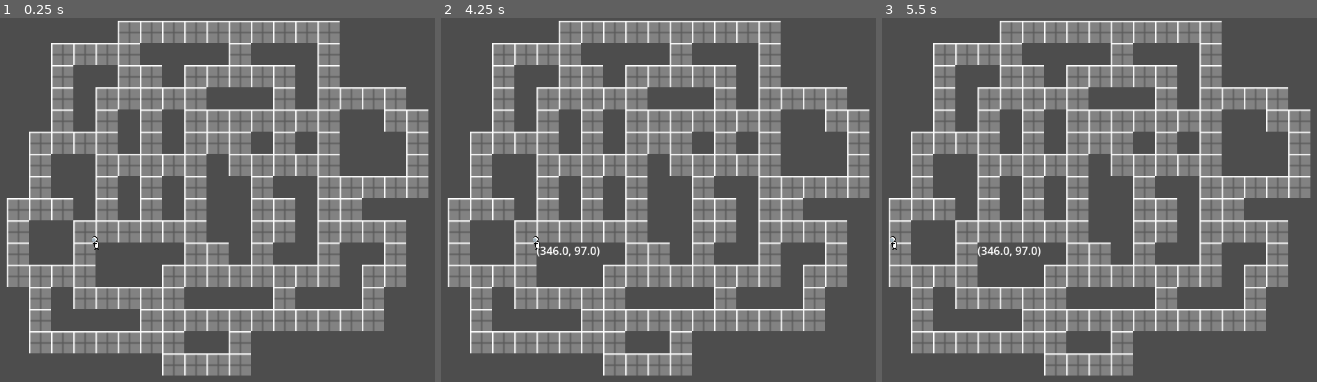
Above: before the commit, frames 1-3 (left to right).
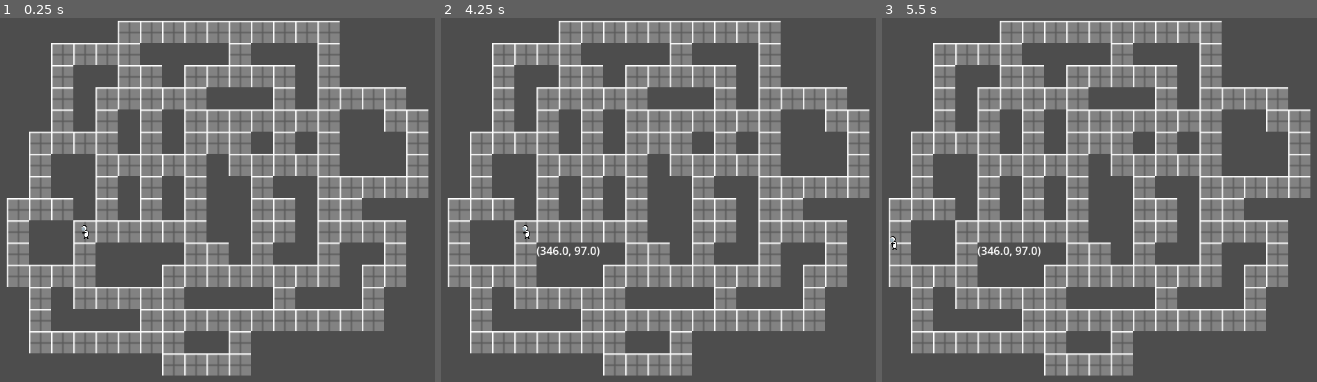
Above: after the commit, the same moments.

Repository: TreadTheDawnGames/GodotWildJam81
Game: Godot game, scene res://Scenes/crewmate_test.tscn
The game is run twice, just before and just after one commit, with the same random seed, the same clock (stepped at 60 frames per second) and the same inputs. This scene is started directly instead of the project's main scene.
Inputs (mouse positions are in pixels of both pictures, inside the frame that each line leads up to):
- Up to frame 1 (0.25 s): no input
- Up to frame 2 (4.25 s): tap Enter at 0.5, 2, 3.5 s; move the mouse to (710, 221) at 0.52 s; hold Right (ui_right) 0.53-1.28 s; tap Space at 1.25, 2.75 s; move the mouse to (outside the picture) at 1.27 s; hold Down (ui_down) 1.28-2.03 s; move the mouse to (615, 145) at 2.02 s; hold Right (ui_right) 2.03-2.78 s; move the mouse to (497, 331) at 2.77 s; hold Up (ui_up) 2.78-3.53 s; move the mouse to (775, 309) at 3.52 s; hold Left (ui_left) from 3.53 s (still down); click (775, 309) at 4.15 s
- Up to frame 3 (5.5 s): tap Space at 4.25 s; move the mouse to (outside the picture) at 4.27 s; move the mouse to (1016, 243) at 5.02 s; release Left (ui_left) at 5.03 s; hold Down (ui_down) from 5.03 s (still down)

The runs differ from the first frame. In frame 1, less than 0.1% of the frame differs, in the area x 18-23%, y 56-64%; in frame 2, less than 0.1%; in frame 3, nothing differs.

Commit message:
depth first search pathfinding

Diff:
--- a/Scenes/Objects/crewmate.tscn
+++ b/Scenes/Objects/crewmate.tscn
@@ -35,5 +35,3 @@
 [node name="Healing" type="Node" parent="StateMachine"]
 
 [node name="Dead" type="Node" parent="StateMachine"]
-
-[node name="NavigationAgent2D" type="NavigationAgent2D" parent="."]
--- /dev/null
+++ b/Scenes/crewmate_test.gd
@@ -0,0 +1,64 @@
+extends Node2D
+
+var current_navpoint: Marker2D
+
+@onready var crewmate: Crewmate = $Crewmate
+@onready var label: Label = $Label
+@onready var camera: Camera2D = $Camera2D
+@onready var tilemap: TileMapLayer = $TileMapLayer
+
+signal changed_navpoint(pos: Vector2)
+
+func _unhandled_input(event: InputEvent) -> void:
+	if event is InputEventKey:
+		if event.is_action_pressed("ui_up"):
+			current_navpoint = $NavPoint1
+			changed_navpoint.emit(current_navpoint.position)
+		if event.is_action_pressed("ui_right"):
+			current_navpoint = $NavPoint2
+			changed_navpoint.emit(current_navpoint.position)
+		if event.is_action_pressed("ui_down"):
+			current_navpoint = $NavPoint3
+			changed_navpoint.emit(current_navpoint.position)
+		if event.is_action_pressed("ui_left"):
+			current_navpoint = $NavPoint4
+			changed_navpoint.emit(current_navpoint.position)
+
+	if event is InputEventMouse:
+		if event.is_action_pressed("AOS.debug_left_click"):
+			var mousepos = Global.mouse_position_to_local(event, camera)
+			label.text = str(mousepos)
+			var from: Vector2i = _global_to_tilemap(crewmate.position)
+			var to: Vector2i = _global_to_tilemap(mousepos)
+			print(_pathfinding(from, to))
+		pass
+
+
+func _global_to_tilemap(v: Vector2) -> Vector2i:
+	return tilemap.local_to_map(tilemap.to_local(v))
+
+
+### Depth-First Search ahh pathfinding
+func _pathfinding(from: Vector2i, to: Vector2i) -> Array[Vector2i]:
+	if (tilemap.get_cell_source_id(from) < 0):
+		return []
+
+	# Prepare the stack
+	var path: Array[Vector2i]
+	var stack: Array[Vector2i]
+	stack.push_back(from)
+
+	# Recursively find a path
+	while !stack.is_empty():
+		var v: Vector2i = stack.pop_back()
+		path.push_back(v)	# Gets added to the line
+		if v == to:
+			return path;
+
+		# Push any of the unvisited cells into the node
+		var surround: Array[Vector2i] = tilemap.get_surrounding_cells(v)
+		var filtered: Array[Vector2i] = surround.filter(func(i): return tilemap.get_cell_source_id(i) >= 0 && !path.has(i))
+		if !filtered.is_empty():
+			filtered.all(func(i): stack.push_back(i); return true)
+
+	return []
--- a/Scenes/crewmate_test.tscn
+++ b/Scenes/crewmate_test.tscn
@@ -1,43 +1,8 @@
 [gd_scene load_steps=7 format=4 uid="uid://baqt4yd2q0fvy"]
 
 [ext_resource type="Texture2D" uid="uid://b081xhyg1yieh" path="res://Assets/Sprites/Placeholders/test-tilemap.png" id="1_blwmn"]
+[ext_resource type="Script" uid="uid://dibnuv2lxbqt5" path="res://Scenes/crewmate_test.gd" id="1_yfc8g"]
 [ext_resource type="PackedScene" uid="uid://chax0pgaodrnu" path="res://Scenes/Objects/crewmate.tscn" id="2_udih6"]
-
-[sub_resource type="GDScript" id="GDScript_udih6"]
-script/source = "extends Node2D
-
-var current_navpoint: Marker2D
-
-@onready var crewmate: Crewmate = $Crewmate
-@onready var label: Label = $Label
-@onready var camera: Camera2D = $Camera2D
-@onready var tilemap: TileMapLayer = $TileMapLayer
-
-signal changed_navpoint(pos: Vector2)
-
-func _unhandled_input(event: InputEvent) -> void:
-	if event is InputEventKey:
-		if event.is_action_pressed(\"ui_up\"):
-			current_navpoint = $NavPoint1
-			changed_navpoint.emit(current_navpoint.position)
-		if event.is_action_pressed(\"ui_right\"):
-			current_navpoint = $NavPoint2
-			changed_navpoint.emit(current_navpoint.position)
-		if event.is_action_pressed(\"ui_down\"):
-			current_navpoint = $NavPoint3
-			changed_navpoint.emit(current_navpoint.position)
-		if event.is_action_pressed(\"ui_left\"):
-			current_navpoint = $NavPoint4
-			changed_navpoint.emit(current_navpoint.position)
-
-	if event is InputEventMouse:
-		if event.is_action_pressed(\"AOS.debug_left_click\"):
-			var mousepos = Global.mouse_position_to_local(event, camera)
-			label.text = str(mousepos)
-			var cell: Vector2i = tilemap.local_to_map(tilemap.to_local(mousepos))
-			print(tilemap.get_cell_source_id(cell) >= 0)
-		pass
-"
 
 [sub_resource type="NavigationPolygon" id="NavigationPolygon_udih6"]
 vertices = PackedVector2Array(8, 8, -8, 8, -8, -8, 8, -8)
@@ -77,7 +42,7 @@
 sources/0 = SubResource("TileSetAtlasSource_udih6")
 
 [node name="CrewmateTest" type="Node2D"]
-script = SubResource("GDScript_udih6")
+script = ExtResource("1_yfc8g")
 
 [node name="TileMapLayer" type="TileMapLayer" parent="."]
 scale = Vector2(2, 2)
@@ -87,7 +52,7 @@
 [node name="Camera2D" type="Camera2D" parent="."]
 
 [node name="Crewmate" parent="." instance=ExtResource("2_udih6")]
-position = Vector2(0, 1)
+position = Vector2(-15, -15)
 
 [node name="NavPoint1" type="Marker2D" parent="."]
 position = Vector2(0, -123)
--- a/Scripts/crewmate.gd
+++ b/Scripts/crewmate.gd
@@ -5,18 +5,22 @@
 
 @export var state_machine: StateMachine
 @export var alliance: Alliance
-@export var _navigation_agent: NavigationAgent2D:
-	get:
-		return _nav_agent
-	set(value):
-		_nav_agent = value
+var _walk_pos: Vector2
+var _path: Array[Vector2]
 
-var _nav_agent: NavigationAgent2D
-var _walk_pos: Vector2
+var movement_speed: float = 200.0
+var movement_target_position: Vector2 = Vector2(60.0,180.0)
 
 
 func _ready() -> void:
-	pass # Replace with function body.
+	# Make sure to not await during _ready.
+	actor_setup.call_deferred()
+
+
+func actor_setup():
+	# TODO: Set up _path
+
+	pass
 
 
 func _physics_process(delta: float) -> void:
Not shown, added: Scenes/crewmate_test.gd.uid
